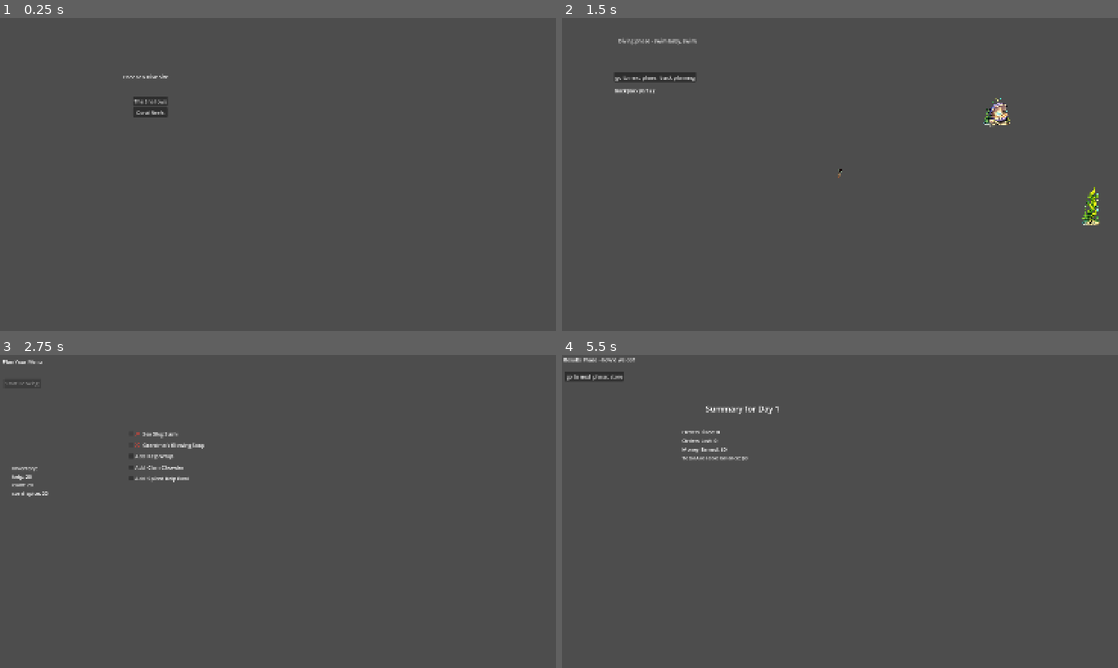
Above: before the commit, frames 1-4 (two rows, left to right).
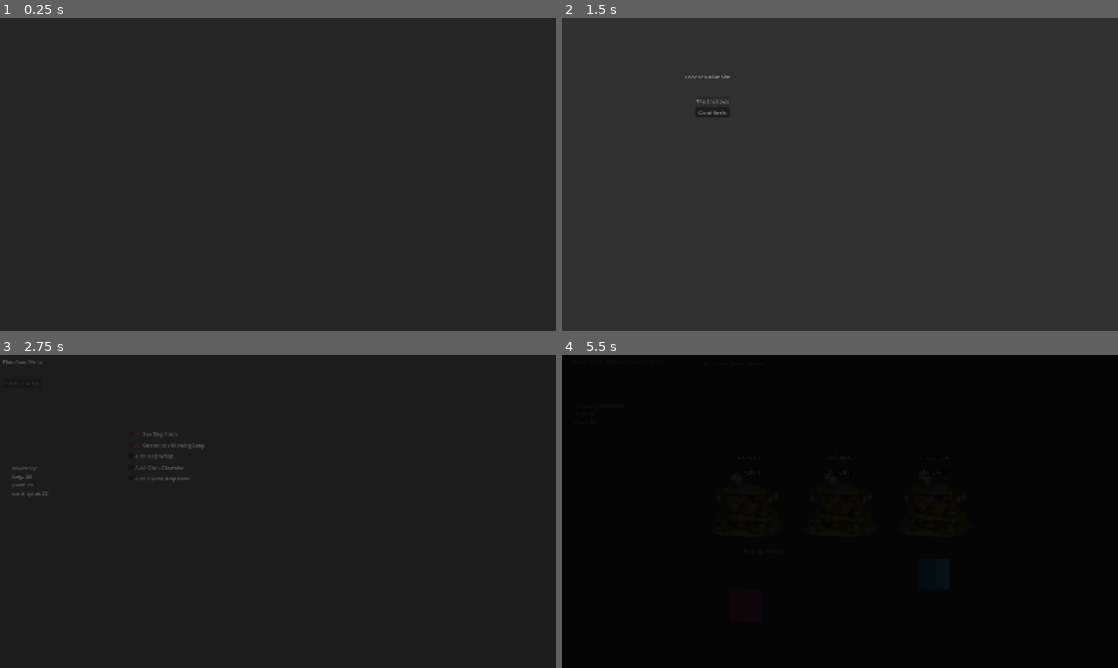
Above: after the commit, the same moments.

Repository: rae-ralston/mermaid-food-truck
Game: Godot game, scene res://scenes/main/main.tscn
Two runs of this game, one before a commit and one after it. Both use one fixed random seed, a clock stepped at 60 frames per second and the inputs below.
Inputs (mouse positions are in pixels of both pictures, inside the frame that each line leads up to):
- Up to frame 1 (0.25 s): no input
- Up to frame 2 (1.5 s): tap Enter at 0.5 s; move the mouse to (962, 158) at 0.52 s; hold Right (move_right) 0.53-1.25 s; tap E (interact) at 0.6 s; click (962, 158) at 0.67 s; click "The Shallows" at 1.25 s
- Up to frame 3 (2.75 s): click "go to next phase: truck plann…" at 2 s
- Up to frame 4 (5.5 s): move the mouse to (728, 527) at 2.77 s; hold Down (move_down) 2.78-3.5 s; tap E (interact) at 2.85 s; click (728, 527) at 2.92 s; click "Add" at 3.5 s; click "Start Cooking!" at 4.25 s; click "go to next phase: results" at 5 s

The runs differ from the first frame. In frame 1, 100% of the frame differs, in the area x 0-100%, y 0-100%; in frame 2, 99%; in frame 3, 100%; in frame 4, 100%.

Commit message:
UI: add basic phase transitions

Diff:
--- a/project.godot
+++ b/project.godot
@@ -23,6 +23,7 @@
 
 GameState="*uid://dqt8nxif3f6f1"
 DevConsole="*uid://xxidi2abs7oi"
+TransitionOverlay="*uid://bhew61f8saxhh"
 
 [display]
 
--- /dev/null
+++ b/scenes/UITransitionOverlay.tscn
@@ -0,0 +1,15 @@
+[gd_scene format=3 uid="uid://bhew61f8saxhh"]
+
+[ext_resource type="Script" uid="uid://b1n1fi07477ng" path="res://scripts/ui_transition_overlay.gd" id="1_tervv"]
+
+[node name="TransitionOverlay" type="CanvasLayer" unique_id=1763339901]
+script = ExtResource("1_tervv")
+
+[node name="Overlay" type="ColorRect" parent="." unique_id=849901310]
+anchors_preset = 15
+anchor_right = 1.0
+anchor_bottom = 1.0
+grow_horizontal = 2
+grow_vertical = 2
+mouse_filter = 2
+color = Color(0, 0, 0, 0)
--- a/scripts/core/phase_manager.gd
+++ b/scripts/core/phase_manager.gd
@@ -19,13 +19,14 @@
 	switch_to(PhaseIds.PhaseId.DIVE_PLANNING, {})
 
 func switch_to(phase_id: int, payload: Dictionary) -> void:
-	#clean up old phase
+	TransitionOverlay.play()
+	await TransitionOverlay.transition_midpoint
+
 	if _current_phase != null:
 		_current_phase.exit()
 		_current_phase.queue_free()
 		_current_phase = null
 
-	# instance new phase (load at runtime to avoid cyclic resource inclusion)
 	var scene: PackedScene = load(_phase_paths[phase_id]) as PackedScene
 	var phase_instance := scene.instantiate()
 	current_phase_root.add_child(phase_instance)
--- /dev/null
+++ b/scripts/ui_transition_overlay.gd
@@ -0,0 +1,16 @@
+extends CanvasLayer
+
+signal transition_midpoint
+
+var SECONDS_TO_MIDPOINT = .5
+
+func _ready() -> void:
+	layer = 100
+
+func play() -> void:
+	var overlay = $Overlay
+	var tween := create_tween()
+
+	tween.tween_property(overlay, "color:a", 1.0, SECONDS_TO_MIDPOINT)
+	tween.tween_callback(transition_midpoint.emit)
+	tween.tween_property(overlay, "color:a", 0.0, SECONDS_TO_MIDPOINT)
Not shown, added: scripts/ui_transition_overlay.gd.uid
Not shown, changed: CLAUDE.md
Not shown, added: docs/plans/2026-02-22-ui-foundation-design.md
